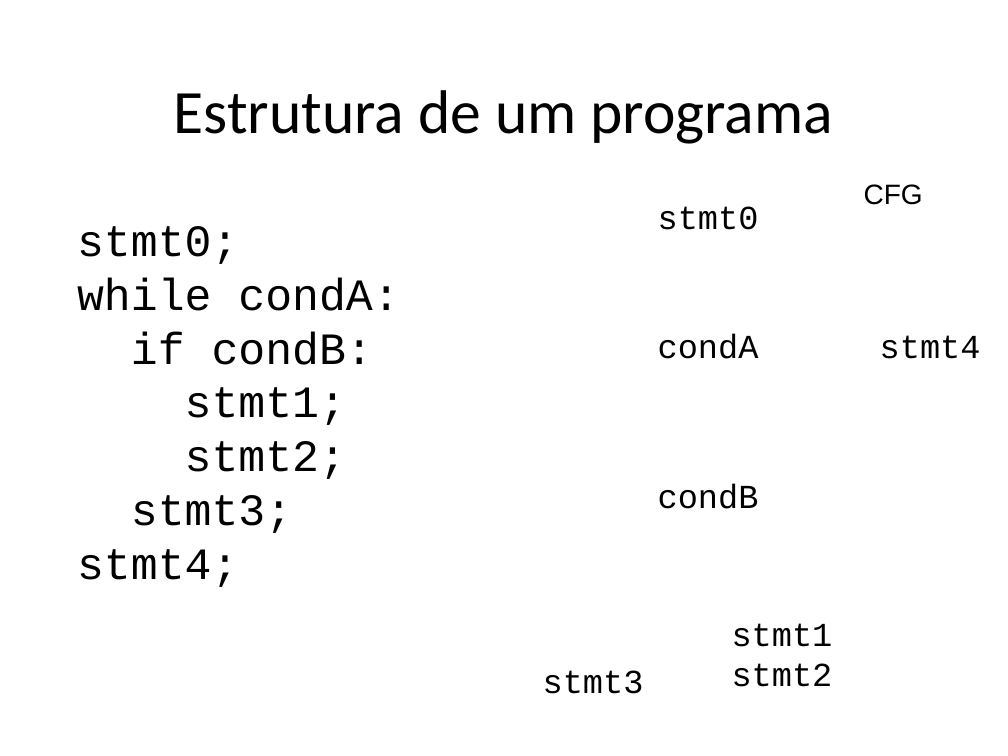
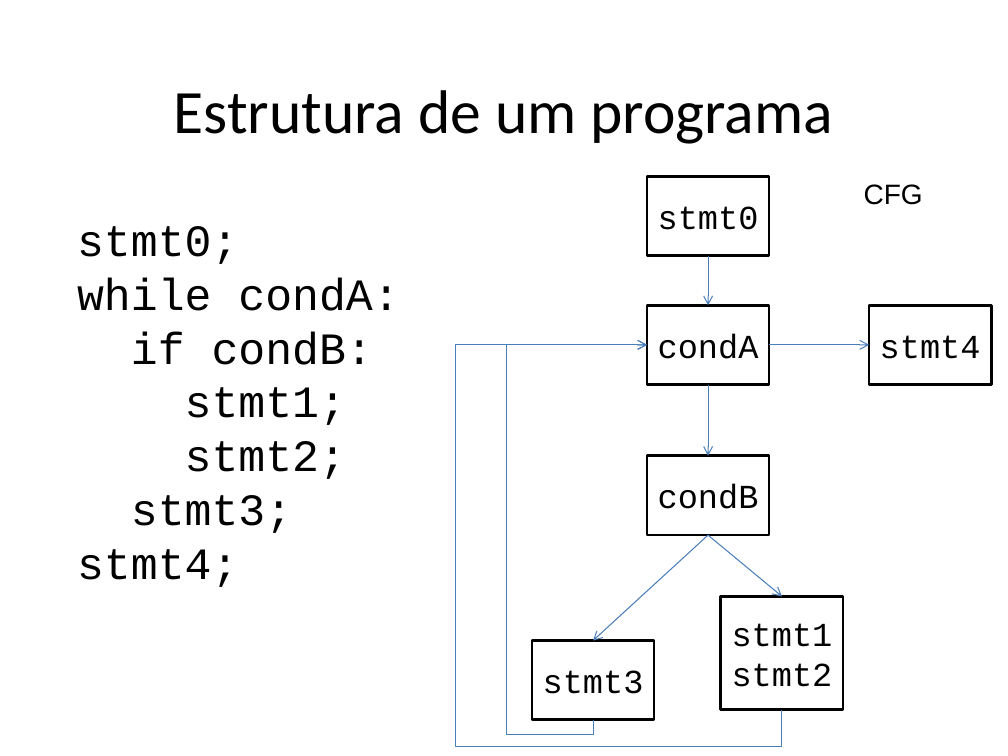
Before and after one commit to STAR-RG/testing-cin, a slide deck: slide 77 of slides.pptx. Drawn at 1008x756 pixels with LibreOffice and Linux fonts; fonts in the diff are those of the drawing. Boxes give left, top, right and bottom in pixels: in the first picture for what was removed or moved away, otherwise in the second. Text is boxed around its words. In the diff, an @@ line names an element or a change of style, - is before the commit and + after.

```diff
--- a/slides.pptx
+++ b/slides.pptx
@@ arrow added from (708, 256) to (708, 305), #4B7EBC 0.75 pt @@
@@ elbow arrow added from (782, 710) to (647, 345), #4B7EBC 0.75 pt @@
@@ elbow arrow added from (593, 720) to (647, 345), #4B7EBC 0.75 pt @@
@@ arrow added from (769, 345) to (869, 345), #4B7EBC 0.75 pt @@
@@ arrow added from (708, 384) to (708, 456), #4B7EBC 0.75 pt @@
@@ arrow added from (708, 535) to (593, 640), #4B7EBC 0.75 pt @@
@@ arrow added from (709, 535) to (782, 597), #4B7EBC 0.75 pt @@
@@ 6 rectangles: place and size @@
-6 rectangles at box(543, 206, 981, 694)
+6 rectangles at box(532, 176, 991, 720)
@@ fill none to #FFFFFF; outline none to #000000 2 pt in 6 elements at box(647, 176, 769, 256), box(647, 305, 769, 385), box(647, 456, 769, 535), box(869, 305, 991, 385), box(532, 640, 654, 720), box(721, 597, 843, 711) @@
```
Also in this commit, not shown: 11 other slides changed, 2 slides removed.
